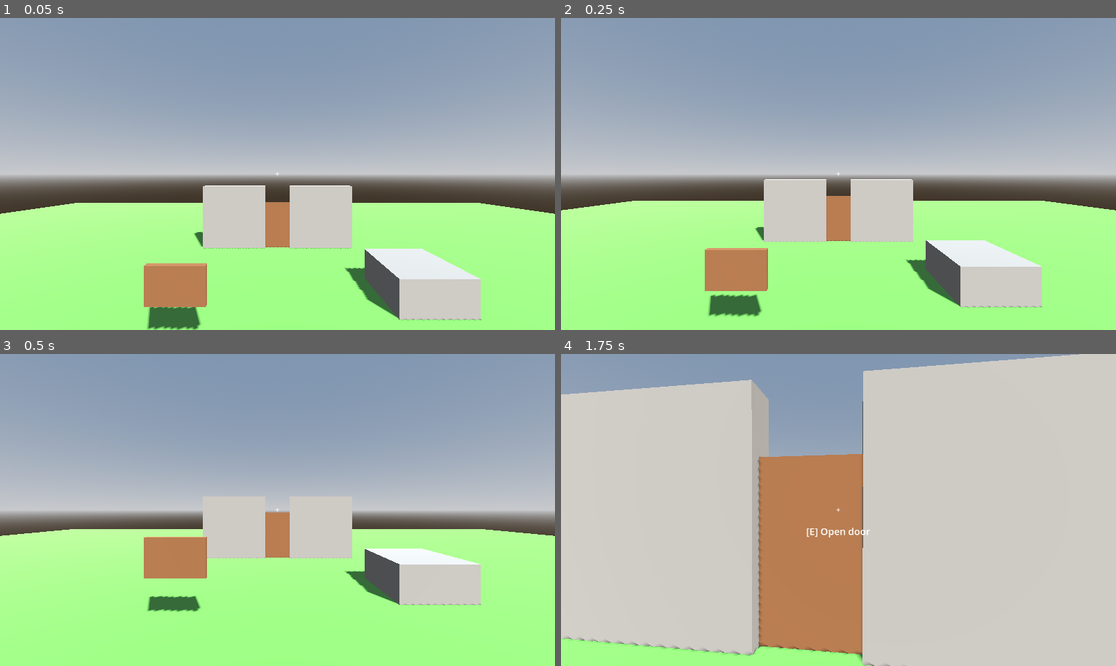
Above: before the commit, frames 1-4 (two rows, left to right).
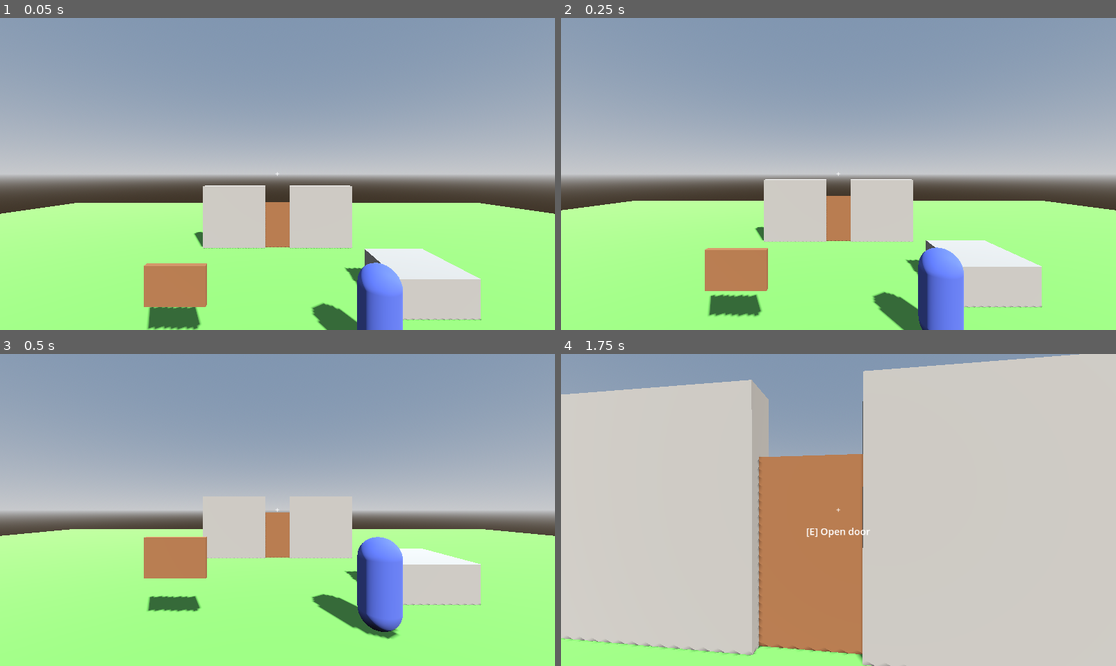
Above: after the commit, the same moments.

Repository: RCJLabs/Vaelora-godot
Game: Godot game, scene res://levels/test_level.tscn
Two runs of this game, one before a commit and one after it. Both use one fixed random seed, a clock stepped at 60 frames per second and the inputs below.
Inputs (mouse positions are in pixels of both pictures, inside the frame that each line leads up to):
- Up to frame 1 (0.05 s): no input
- Up to frame 2 (0.25 s): no input
- Up to frame 3 (0.5 s): no input
- Up to frame 4 (1.75 s): tap Enter at 0.5 s; move the mouse to (866, 510) at 0.52 s; hold Shift (sprint) 0.53-1.28 s; hold W (move_forward) from 0.53 s (still down); tap E (interact) at 0.6 s; tap Space (jump) at 0.77, 1.07, 1.52 s; move the mouse to (810, 510) at 1.27 s; tap Shift (sprint) at 1.35 s; tap 1 at 1.55 s

The runs differ from the first frame. In frame 1, 2.1% of the frame differs, in the area x 56-73%, y 78-100%; in frame 2, 2.7%; in frame 3, 2.9%, in the area x 56-73%, y 58-92%; in frame 4, nothing differs.

Commit message:
Add JSON-driven dialogue system with an NPC
- GameState autoload (race, flags) and DialogueManager autoload (panel,
  mouse or 1-9 to choose, Esc to leave)
- Choices and start nodes can require flags or race and can set flags
- npc.gd interactable and Maren in the test level; player is frozen while talking
- DIALOGUE.md: how to add NPCs, JSON format, errors, export caveat

Co-Authored-By: Claude Opus 5.5 <noreply@anthropic.com>
Claude-Session: https://claude.ai/code/session_01BPE8ZczZ4hZnRHyCfMJwVS

Diff:
--- /dev/null
+++ b/godot/dialogue/maren.json
@@ -0,0 +1,54 @@
+{
+	"start": [
+		{ "node": "greet_again", "requires_flag": "met_maren" },
+		{ "node": "greet" }
+	],
+	"nodes": {
+		"greet": {
+			"text": "A traveller! Not many come up the north road these days. I'm Maren - I keep this waystation.",
+			"set_flag": "met_maren",
+			"choices": [
+				{ "text": "Why don't people come this way?", "next": "wolves" },
+				{ "text": "You're not afraid of an orc on your doorstep?", "next": "orc_line", "requires_race": "Orc" },
+				{ "text": "My people still sing of these hills.", "next": "elf_line", "requires_race": "Elf" },
+				{ "text": "Goodbye.", "next": "end" }
+			]
+		},
+		"greet_again": {
+			"text": "Back again? The kettle's still warm.",
+			"choices": [
+				{ "text": "Tell me about the wolves again.", "next": "wolves" },
+				{ "text": "I'll deal with the Greyfang pack.", "next": "accept", "requires_flag": "heard_about_wolves", "requires_not_flag": "wolf_quest_accepted" },
+				{ "text": "Goodbye.", "next": "end" }
+			]
+		},
+		"wolves": {
+			"text": "The Greyfang pack. They took two carts last month. Riverwatch won't send guards past the old bridge.",
+			"set_flag": "heard_about_wolves",
+			"choices": [
+				{ "text": "I'll deal with them.", "next": "accept", "requires_not_flag": "wolf_quest_accepted" },
+				{ "text": "Sounds like someone else's problem.", "next": "end", "set_flag": "refused_maren" }
+			]
+		},
+		"accept": {
+			"text": "Truly? Then may the road be kind to you. Their den is past the stone wall, north.",
+			"set_flag": "wolf_quest_accepted",
+			"choices": [
+				{ "text": "Goodbye.", "next": "end" }
+			]
+		},
+		"orc_line": {
+			"text": "Orcs pay in coin like anyone else. And you'd be handy against what's out there.",
+			"choices": [
+				{ "text": "Why don't people come this way?", "next": "wolves" },
+				{ "text": "Goodbye.", "next": "end" }
+			]
+		},
+		"elf_line": {
+			"text": "Then you'll know the old songs warn of wolves. They weren't wrong.",
+			"choices": [
+				{ "text": "Tell me more.", "next": "wolves" }
+			]
+		}
+	}
+}
--- /dev/null
+++ b/godot/interactables/npc.gd
@@ -0,0 +1,13 @@
+extends StaticBody3D
+
+# A character you can talk to. Set Display Name and Dialogue File in the Inspector.
+
+@export var display_name: String = "Stranger"
+@export_file("*.json") var dialogue_file: String
+
+var prompt: String:
+	get: return "Talk to %s" % display_name
+
+
+func interact(_player: Node) -> void:
+	DialogueManager.start(dialogue_file, display_name)
--- a/godot/levels/test_level.tscn
+++ b/godot/levels/test_level.tscn
@@ -1,8 +1,9 @@
-[gd_scene load_steps=20 format=3]
+[gd_scene load_steps=25 format=3]
 
 [ext_resource type="PackedScene" path="res://player/player.tscn" id="1_player"]
 [ext_resource type="Script" path="res://interactables/sign.gd" id="2_sign"]
 [ext_resource type="Script" path="res://interactables/door.gd" id="3_door"]
+[ext_resource type="Script" path="res://interactables/npc.gd" id="4_npc"]
 
 [sub_resource type="ProceduralSkyMaterial" id="Sky_mat"]
 
@@ -57,6 +58,18 @@
 
 [sub_resource type="BoxShape3D" id="BoxShape_wall"]
 size = Vector3(3, 3, 0.4)
+
+[sub_resource type="StandardMaterial3D" id="Mat_cloak"]
+albedo_color = Color(0.25, 0.3, 0.55, 1)
+
+[sub_resource type="CapsuleMesh" id="CapsuleMesh_npc"]
+material = SubResource("Mat_cloak")
+radius = 0.4
+height = 1.8
+
+[sub_resource type="CapsuleShape3D" id="CapsuleShape_npc"]
+radius = 0.4
+height = 1.8
 
 [node name="TestLevel" type="Node3D"]
 
@@ -127,5 +140,19 @@
 transform = Transform3D(1, 0, 0, 0, 1, 0, 0, 0, 1, 0.6, 1.1, 0)
 shape = SubResource("BoxShape_door")
 
+[node name="Maren" type="StaticBody3D" parent="."]
+transform = Transform3D(1, 0, 0, 0, 1, 0, 0, 0, 1, 2, 0, -4)
+script = ExtResource("4_npc")
+display_name = "Maren"
+dialogue_file = "res://dialogue/maren.json"
+
+[node name="MeshInstance3D" type="MeshInstance3D" parent="Maren"]
+transform = Transform3D(1, 0, 0, 0, 1, 0, 0, 0, 1, 0, 0.9, 0)
+mesh = SubResource("CapsuleMesh_npc")
+
+[node name="CollisionShape3D" type="CollisionShape3D" parent="Maren"]
+transform = Transform3D(1, 0, 0, 0, 1, 0, 0, 0, 1, 0, 0.9, 0)
+shape = SubResource("CapsuleShape_npc")
+
 [node name="Player" parent="." instance=ExtResource("1_player")]
 transform = Transform3D(1, 0, 0, 0, 1, 0, 0, 0, 1, 0, 2, 0)
--- a/godot/player/player_first_person.gd
+++ b/godot/player/player_first_person.gd
@@ -41,6 +41,9 @@
 
 
 func _unhandled_input(event: InputEvent) -> void:
+	if DialogueManager.is_active:
+		return   # the dialogue box owns the mouse and keys while talking
+
 	if event is InputEventMouseMotion and Input.mouse_mode == Input.MOUSE_MODE_CAPTURED:
 		rotate_y(-event.relative.x * mouse_sensitivity)          # body turns left/right
 		head.rotate_x(-event.relative.y * mouse_sensitivity)     # head tilts up/down
@@ -56,10 +59,12 @@
 	if not is_on_floor():
 		velocity.y -= gravity * delta
 
-	if Input.is_action_just_pressed("jump") and is_on_floor():
+	var talking: bool = DialogueManager.is_active
+
+	if Input.is_action_just_pressed("jump") and is_on_floor() and not talking:
 		velocity.y = jump_velocity
 
-	var input_dir := Input.get_vector("move_left", "move_right", "move_forward", "move_back")
+	var input_dir := Vector2.ZERO if talking else Input.get_vector("move_left", "move_right", "move_forward", "move_back")
 	var direction := (transform.basis * Vector3(input_dir.x, 0, input_dir.y)).normalized()
 	var target_speed := sprint_speed if Input.is_action_pressed("sprint") else walk_speed
 	var accel := ground_accel if is_on_floor() else air_accel
@@ -70,7 +75,10 @@
 	velocity.z = horizontal.z
 
 	move_and_slide()
-	_update_interaction()
+	if talking:
+		hud.set_prompt("")
+	else:
+		_update_interaction()
 
 	if global_position.y < kill_y:
 		push_warning("Player fell below kill_y. Collision is not working - turn on Debug > Visible Collision Shapes.")
--- a/godot/project.godot
+++ b/godot/project.godot
@@ -8,6 +8,11 @@
 config/name="High Fantasy Sandbox RPG"
 run/main_scene="res://levels/test_level.tscn"
 config/features=PackedStringArray("4.3", "Forward Plus")
+
+[autoload]
+
+GameState="*res://systems/game_state.gd"
+DialogueManager="*res://ui/dialogue_box.tscn"
 
 [input]
 
--- /dev/null
+++ b/godot/systems/game_state.gd
@@ -0,0 +1,16 @@
+extends Node
+
+# Global game data that survives scene changes.
+# Autoloaded as "GameState" (Project Settings > Globals > Autoload), so any
+# script can read GameState.race or GameState.flags directly.
+
+var race: String = "Human"   # set by character creation later
+var flags: Dictionary = {}   # story memory, e.g. flags["met_maren"] = true
+
+
+func has_flag(flag_name: String) -> bool:
+	return flags.get(flag_name, false)
+
+
+func set_flag(flag_name: String) -> void:
+	flags[flag_name] = true
--- /dev/null
+++ b/godot/ui/dialogue_box.tscn
@@ -0,0 +1,43 @@
+[gd_scene load_steps=2 format=3]
+
+[ext_resource type="Script" path="res://ui/dialogue_manager.gd" id="1_dialogue"]
+
+[node name="DialogueManager" type="CanvasLayer"]
+layer = 2
+script = ExtResource("1_dialogue")
+
+[node name="Panel" type="PanelContainer" parent="."]
+anchors_preset = 12
+anchor_top = 1.0
+anchor_right = 1.0
+anchor_bottom = 1.0
+offset_left = 60.0
+offset_top = -280.0
+offset_right = -60.0
+offset_bottom = -30.0
+grow_horizontal = 2
+grow_vertical = 0
+
+[node name="Margin" type="MarginContainer" parent="Panel"]
+layout_mode = 2
+theme_override_constants/margin_left = 20
+theme_override_constants/margin_top = 16
+theme_override_constants/margin_right = 20
+theme_override_constants/margin_bottom = 16
+
+[node name="VBox" type="VBoxContainer" parent="Panel/Margin"]
+layout_mode = 2
+theme_override_constants/separation = 10
+
+[node name="Speaker" type="Label" parent="Panel/Margin/VBox"]
+layout_mode = 2
+theme_override_colors/font_color = Color(0.95, 0.8, 0.45, 1)
+theme_override_font_sizes/font_size = 22
+
+[node name="Line" type="Label" parent="Panel/Margin/VBox"]
+layout_mode = 2
+theme_override_font_sizes/font_size = 20
+autowrap_mode = 3
+
+[node name="Choices" type="VBoxContainer" parent="Panel/Margin/VBox"]
+layout_mode = 2
--- /dev/null
+++ b/godot/ui/dialogue_manager.gd
@@ -0,0 +1,127 @@
+extends CanvasLayer
+
+# Shows conversations stored as JSON in res://dialogue/.
+# Autoloaded as "DialogueManager", so an NPC only has to call:
+#   DialogueManager.start("res://dialogue/maren.json", "Maren")
+# File format: docs/godot-starter/DIALOGUE.md
+#
+# Pick a choice with the mouse or number keys 1-9. Esc leaves.
+
+signal finished
+
+@onready var panel: Control = $Panel
+@onready var speaker_label: Label = $Panel/Margin/VBox/Speaker
+@onready var line_label: Label = $Panel/Margin/VBox/Line
+@onready var choices_box: VBoxContainer = $Panel/Margin/VBox/Choices
+
+var is_active := false
+var _nodes: Dictionary = {}
+var _choices: Array = []   # the choices currently on screen (after conditions)
+
+
+func _ready() -> void:
+	panel.hide()
+
+
+func start(file_path: String, speaker: String) -> void:
+	var data = _load_dialogue(file_path)
+	if data == null:
+		return
+	_nodes = data.get("nodes", {})
+	speaker_label.text = speaker
+	is_active = true
+	panel.show()
+	Input.mouse_mode = Input.MOUSE_MODE_VISIBLE
+	_show_node(_pick_start(data.get("start", "start")))
+
+
+func end() -> void:
+	is_active = false
+	panel.hide()
+	Input.mouse_mode = Input.MOUSE_MODE_CAPTURED
+	finished.emit()
+
+
+func choose(index: int) -> void:
+	if not is_active or index < 0 or index >= _choices.size():
+		return
+	var choice: Dictionary = _choices[index]
+	if choice.has("set_flag"):
+		GameState.set_flag(choice["set_flag"])
+	_show_node(choice.get("next", "end"))
+
+
+func _unhandled_input(event: InputEvent) -> void:
+	if not is_active:
+		return
+	if event.is_action_pressed("ui_cancel"):
+		end()
+		get_viewport().set_input_as_handled()
+	elif event is InputEventKey and event.pressed and not event.echo \
+			and event.keycode >= KEY_1 and event.keycode <= KEY_9:
+		choose(event.keycode - KEY_1)
+		get_viewport().set_input_as_handled()
+
+
+func _show_node(node_id: String) -> void:
+	if node_id == "" or node_id == "end":
+		end()
+		return
+	if not _nodes.has(node_id):
+		push_error("Dialogue: no node called '%s'. Check the \"next\" values in the JSON." % node_id)
+		end()
+		return
+
+	var node: Dictionary = _nodes[node_id]
+	if node.has("set_flag"):
+		GameState.set_flag(node["set_flag"])
+	line_label.text = node.get("text", "")
+
+	for old_button in choices_box.get_children():
+		choices_box.remove_child(old_button)
+		old_button.queue_free()
+
+	_choices = node.get("choices", []).filter(_conditions_met)
+	if _choices.is_empty():
+		_choices = [{"text": "(Leave)", "next": "end"}]
+
+	for i in _choices.size():
+		var button := Button.new()
+		button.text = "%d. %s" % [i + 1, _choices[i].get("text", "...")]
+		button.alignment = HORIZONTAL_ALIGNMENT_LEFT
+		button.focus_mode = Control.FOCUS_NONE   # so Space (jump) can't click it
+		button.pressed.connect(choose.bind(i))
+		choices_box.add_child(button)
+
+
+# "start" is either a node id, or a list of {"node": id, <conditions>}
+# where the first entry whose conditions pass is used.
+func _pick_start(start) -> String:
+	if start is String:
+		return start
+	for option in start:
+		if _conditions_met(option):
+			return option.get("node", "")
+	push_error("Dialogue: no \"start\" option matched. Add one with no conditions as the last entry.")
+	return ""
+
+
+func _conditions_met(entry: Dictionary) -> bool:
+	if entry.has("requires_flag") and not GameState.has_flag(entry["requires_flag"]):
+		return false
+	if entry.has("requires_not_flag") and GameState.has_flag(entry["requires_not_flag"]):
+		return false
+	if entry.has("requires_race") and entry["requires_race"] != GameState.race:
+		return false
+	return true
+
+
+func _load_dialogue(file_path: String):
+	if not FileAccess.file_exists(file_path):
+		push_error("Dialogue: file not found: %s" % file_path)
+		return null
+	var json := JSON.new()
+	if json.parse(FileAccess.get_file_as_string(file_path)) != OK:
+		push_error("Dialogue: %s line %d: %s" % [file_path, json.get_error_line(), json.get_error_message()])
+		return null
+	return json.data
Not shown, added: docs/godot-starter/DIALOGUE.md
Not shown, changed: docs/godot-starter/FIRST_PERSON_SETUP.md
